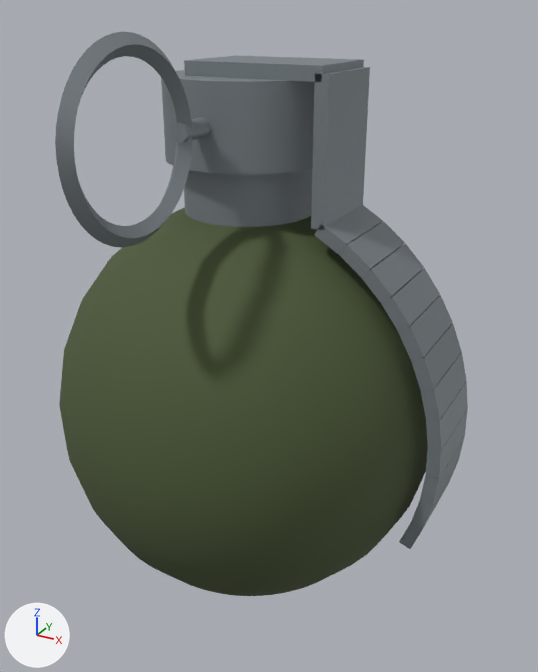
What one commit did to the glTF model packages/deadvox/src/content/base/assets/models/frag_grenade.glb.
Before and after are seen from a 50 mm camera at (0.0577, -0.0987, 0.0949) aimed at (0.0051, -0.003, 0.0471). The axes (+X, +Y, +Z) are drawn at lower left. The lights are the same throughout. The older version comes first. Where no turn or scale is listed for an object, it has been applied to the vertices. Vertices at exactly the same position are counted once.

Before the edit, the objects in view are built like this:
```python
me_grenade_grenade = bpy.data.meshes.new('grenade:grenade')
me_grenade_grenade.from_pydata(...)  # 1174 vertices, 2280 faces; spans x -0.0319..0.0355, y -0.04..0.0319, z 0.0..0.0926
# faces by material slot: [1152, 1128]
me_grenade_grenade.materials.append(mat_4b5836)  # dark green #4b5836
me_grenade_grenade.materials.append(mat_8a9297)  # grey #8a9297
ob_grenade_grenade = bpy.data.objects.new('grenade:grenade', me_grenade_grenade)
ob_grenade_grenade.location = (0.0, 0.0, 0.0)
```
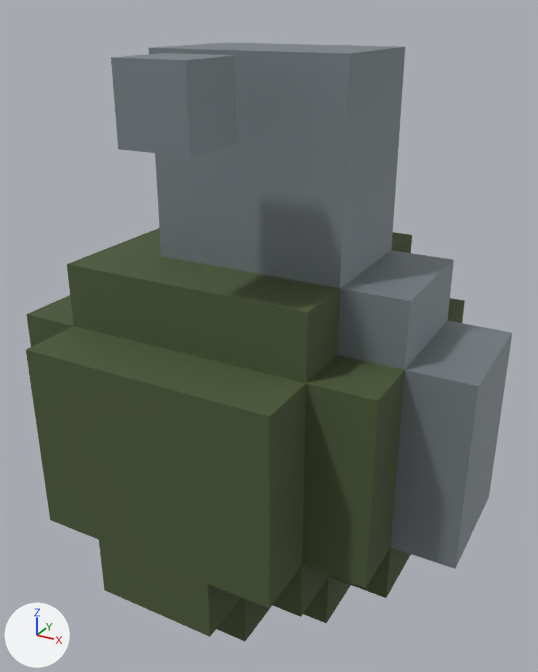
What differs and where, as boxes [x1, y1, x2, y2] in the pictures (538 x 672 px):
'grenade:grenade', reshaped (18% wider, 6% taller)
    before: [55, 32, 468, 596]
    after: [26, 42, 512, 641]
part 1 of me_grenade_grenade, added
    after: [111, 53, 237, 157]
part 2 of me_grenade_grenade, rebuilt (32% wider, 54% taller)
    before: [59, 207, 428, 596]
    after: [26, 42, 512, 641]
part 3 of me_grenade_grenade, deleted
    before: [55, 32, 468, 549]

Edits to the bpy script that builds the scene:
```text
Change me_grenade_grenade:
    used by ob_grenade_grenade; location = (0.0, 0.0, 0.0)
    remove me_grenade_grenade.from_pydata(...)  # 1174 vertices, 2280 faces; spans x -0.0319..0.0355, y -0.04..0.0319, z 0.0..0.0926
    add me_grenade_grenade.from_pydata(...)  # 112 vertices, 198 faces; spans x -0.03..0.04, y -0.03..0.03, z 0.0..0.09
    me_grenade_grenade part 1: a new loose piece, a box spanning x 0.0..0.01, y -0.03..-0.02, z 0.08..0.09, in mat_8a9297 (grey #8a9297)
    me_grenade_grenade part 2: the loose piece of 578 vertices spanning x -0.0319..0.0319, y -0.0319..0.0319, z 0.0..0.0663 is rebuilt with 104 vertices and now spans x -0.03..0.04, y -0.03..0.03, z 0.0..0.09
    me_grenade_grenade part 3: 16 loose pieces with 596 vertices, spanning x -0.0125..0.0355, y -0.04..0.0125, z 0.0183..0.0926, are deleted
```
